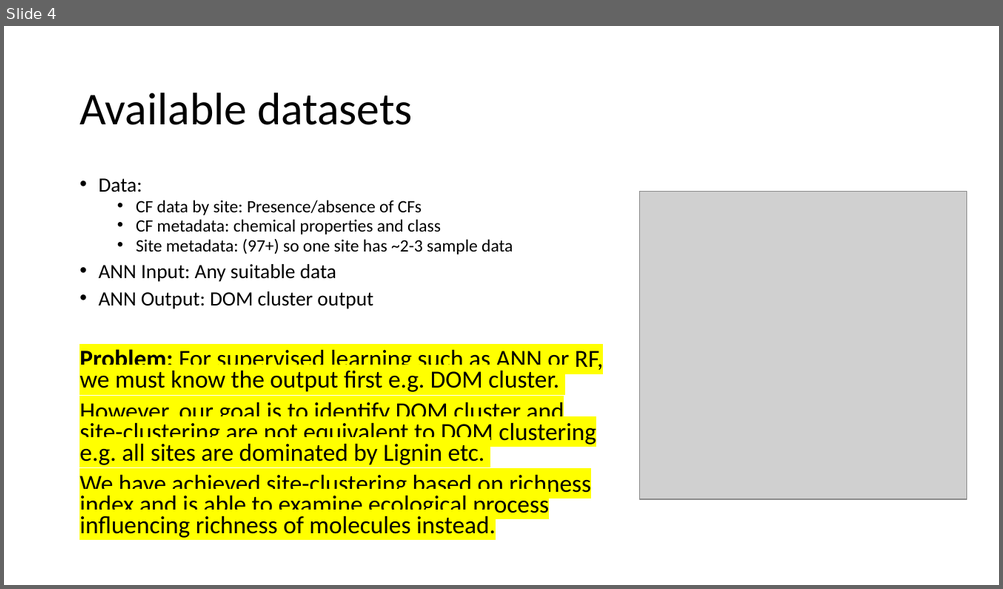
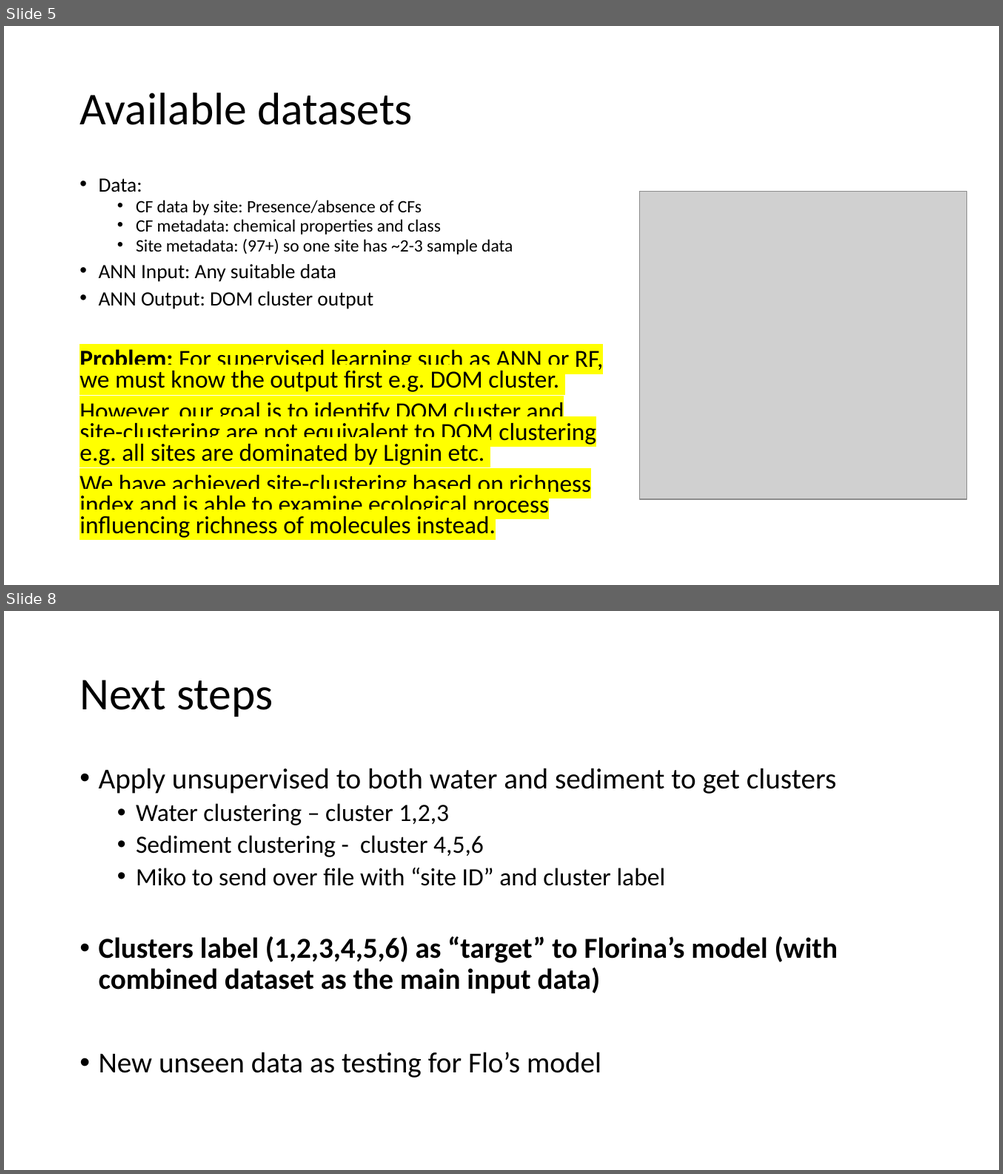
Before and after one commit to mmlchang/WHONDRS_collaboration, a slide deck: EDA/EDA.pptx. Shown one above the other, each under a label of ours: slide 4 before the commit, slides 5 and 8 after it; the slides between them are not shown. The pictures are 1003x589 and 1003x1174 pixels, drawn with LibreOffice and Linux fonts; fonts in the diff are those of the drawing; grey boxes stand for pictures. Boxes give left, top, right and bottom in pixels: in the first picture for what was removed or moved away, otherwise in the second. Text is boxed around its words. In the diff, an @@ line names an element or a change of style, - is before the commit and + after.

Commit message:
Next step for June 2022
Ppt slides and final next steps

```diff
--- a/EDA/EDA.pptx
+++ b/EDA/EDA.pptx
@@ slide 8 added at [4,611,999,1170], background #FFFFFF @@
@@ title added at [79,680,273,717], 44 pt, text #000000 @@
+Next steps
@@ text added at [99,768,838,1078], 28 pt, text #000000 @@
+• Apply unsupervised to both water and sediment to get clusters
+  • Water clustering – cluster 1,2,3
+  • Sediment clustering - cluster 4,5,6
+  • Miko to send over file with “site ID” and cluster label
+• Clusters label (1,2,3,4,5,6) as “target” to Florina’s model (with combined dataset as the main input data)
+• New unseen data as testing for Flo’s model
@@ what was slide 4 is now slide 5 @@
```
Also in this commit, not shown: 2 slides changed, 4 other slides added, 1 slide removed, 1 other file.
